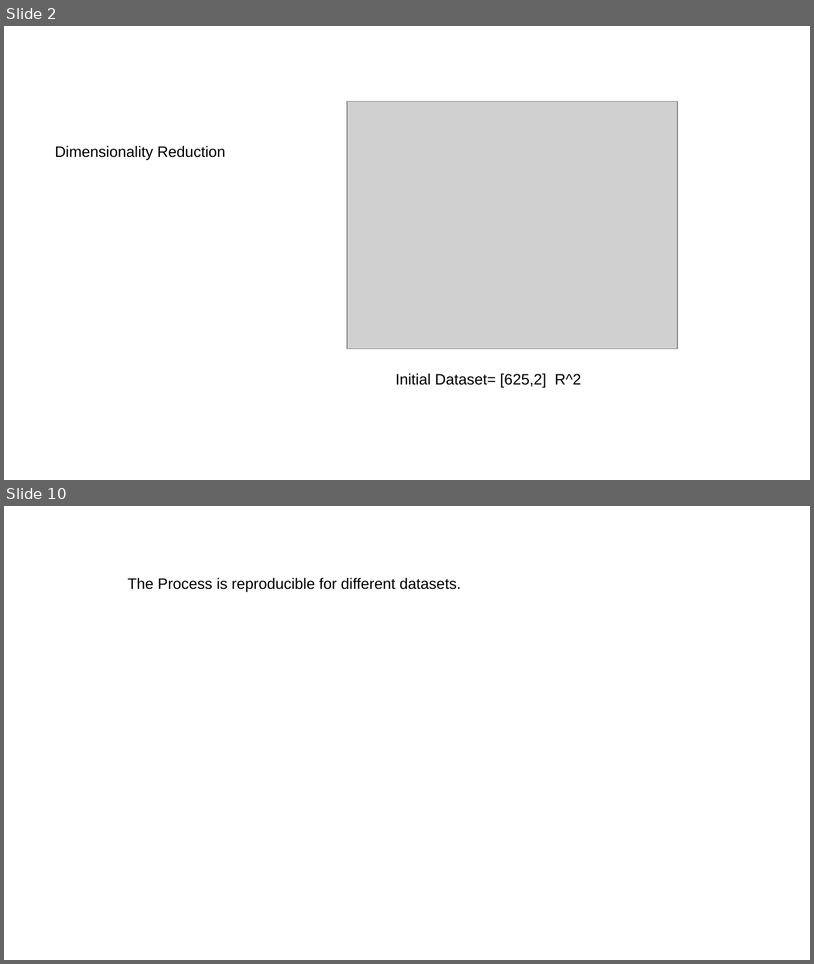
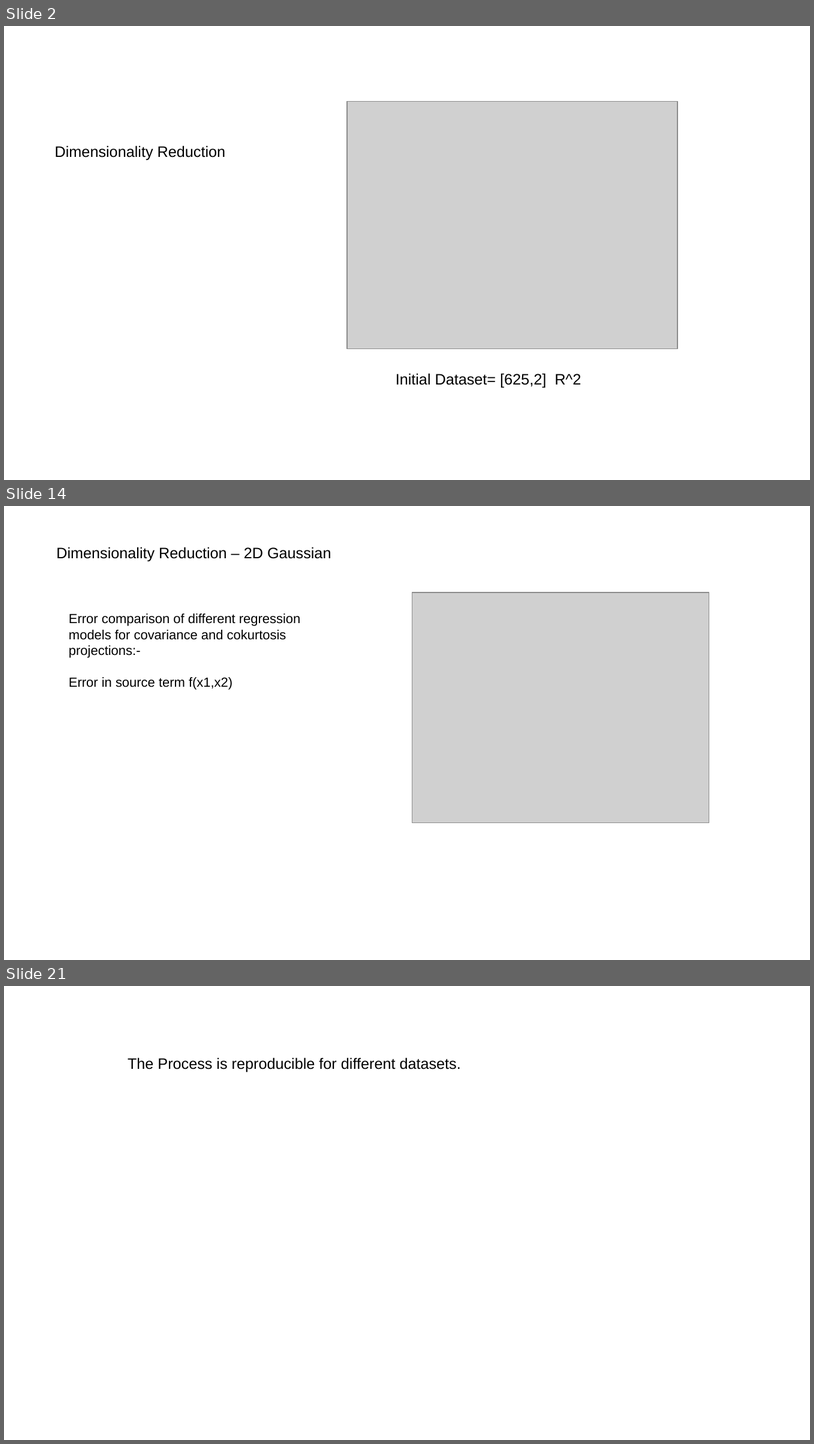
Before and after one commit to kulkarnisp/dim-red, a slide deck: backups/present/dimRed.pptx. Shown one above the other, each under a label of ours: slides 2 and 10 before the commit, slides 2, 14 and 21 after it; the slides between them are not shown. The pictures are 814x964 and 814x1444 pixels, drawn with LibreOffice and Linux fonts; fonts in the diff are those of the drawing; grey boxes stand for pictures. Boxes give left, top, right and bottom in pixels: in the first picture for what was removed or moved away, otherwise in the second. Text is boxed around its words. In the diff, an @@ line names an element or a change of style, - is before the commit and + after.

```diff
--- a/backups/present/dimRed.pptx
+++ b/backups/present/dimRed.pptx
@@ slide 14 added at [4,506,810,960], background #FFFFFF @@
@@ text added at [56,547,332,561], 14.9 pt, text #000000 @@
+Dimensionality Reduction – 2D Gaussian
@@ picture added at [413,592,710,823] @@
@@ text added at [69,613,301,690], 13 pt, text #000000 @@
+Error comparison of different regression models for covariance and cokurtosis projections:-
+Error in source term f(x1,x2)
@@ what was slide 10 is now slide 21 @@
```
Also in this commit, not shown: 8 slides changed, 10 other slides added, 6 slides removed, 10 other files.
